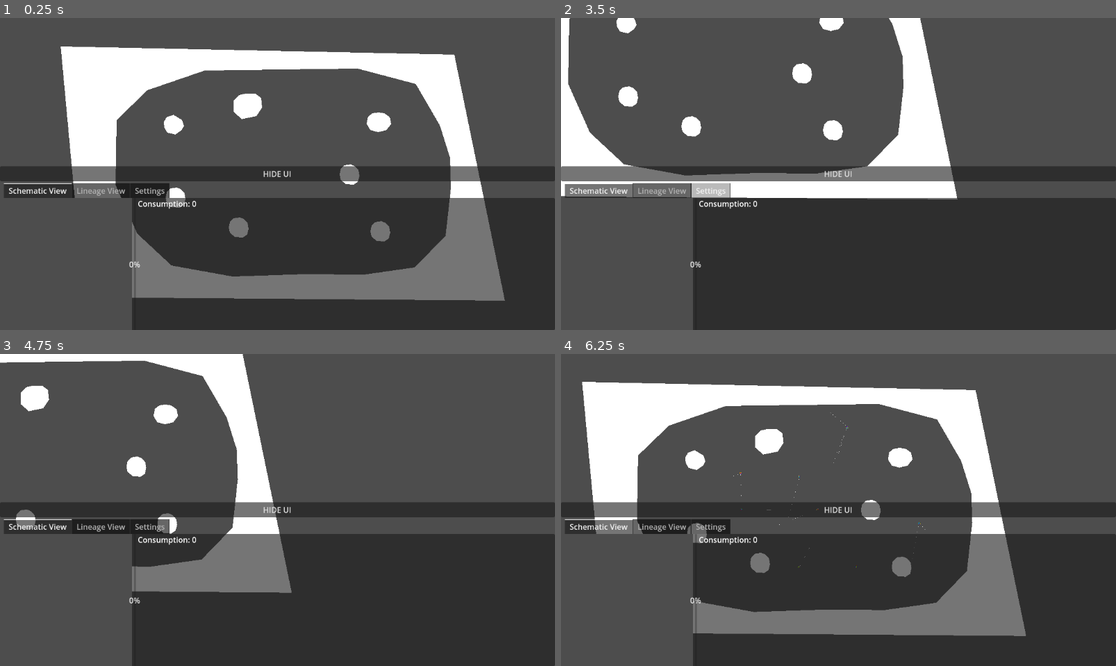
Above: before the commit, frames 1-4 (two rows, left to right).
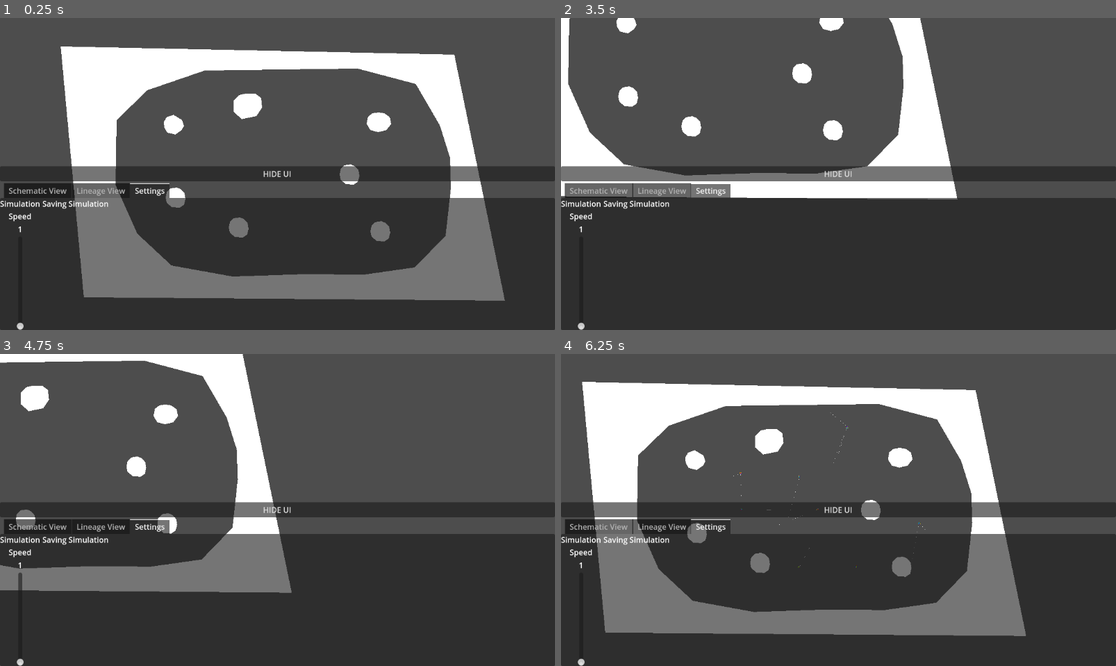
Above: after the commit, the same moments.

Repository: 06gusmog/EVOLUTIONATOR-4000
Game: Godot game, scene res://Misc/world.tscn
Same seed, same stepped clock (60 frames per second), same inputs: the game is played once before the commit and once after it.
Inputs (mouse positions are in pixels of both pictures, inside the frame that each line leads up to):
- Up to frame 1 (0.25 s): no input
- Up to frame 2 (3.5 s): click "HIDE UI" at 0.5 s; click "SHOW UI" at 1.25 s; tap Enter at 2 s; move the mouse to (960, 158) at 2.02 s; hold Right (right) 2.03-2.78 s; click (960, 158) at 2.1 s; move the mouse to (727, 189) at 2.77 s; hold Down (down) from 2.78 s (still down); tap P (test input) at 2.85 s
- Up to frame 3 (4.75 s): move the mouse to (333, 441) at 3.52 s; release Down (down) at 3.53 s; hold Right (right) 3.53-4.28 s; tap Shift (zoom_in) at 3.6 s; move the mouse to (249, 572) at 4.27 s; hold Up (up) from 4.28 s (still down); tap Ctrl (zoom_out) at 4.35 s
- Up to frame 4 (6.25 s): move the mouse to (683, 559) at 5.02 s; release Up (up) at 5.03 s; hold Left (left) from 5.03 s (still down); click (683, 559) at 5.1 s; move the mouse to (777, 428) at 5.77 s; tap P (test input) at 5.85 s

The runs differ from the first frame. In frame 1, 10% of the frame differs, in the area x 0-36%, y 52-100%; in frame 2, 11%; in frame 3, 10%; in frame 4, 10%.

Commit message:
Settings Groundwork

Diff:
--- a/Godot/Misc/world.tscn
+++ b/Godot/Misc/world.tscn
@@ -237,9 +237,10 @@
 [node name="TabContainer" type="TabContainer" parent="CanvasLayer/UserInterface2/VBoxContainer"]
 layout_mode = 2
 size_flags_vertical = 3
-current_tab = 0
+current_tab = 2
 
 [node name="Schematic View" type="HBoxContainer" parent="CanvasLayer/UserInterface2/VBoxContainer/TabContainer"]
+visible = false
 layout_mode = 2
 metadata/_tab_index = 0
 
@@ -290,7 +291,6 @@
 script = ExtResource("5_46rmg")
 
 [node name="Settings" type="HBoxContainer" parent="CanvasLayer/UserInterface2/VBoxContainer/TabContainer"]
-visible = false
 layout_mode = 2
 script = ExtResource("7_tcja2")
 metadata/_tab_index = 2
@@ -317,6 +317,13 @@
 max_value = 10.0
 value = 1.0
 
+[node name="Saving" type="VBoxContainer" parent="CanvasLayer/UserInterface2/VBoxContainer/TabContainer/Settings"]
+layout_mode = 2
+
+[node name="Title" type="Label" parent="CanvasLayer/UserInterface2/VBoxContainer/TabContainer/Settings/Saving"]
+layout_mode = 2
+text = "Saving Simulation"
+
 [node name="FileLogger" parent="." instance=ExtResource("7_654aw")]
 
 [connection signal="timeout" from="Spawnpoints/SpawnTimer" to="." method="_on_spawn_timer_timeout"]
